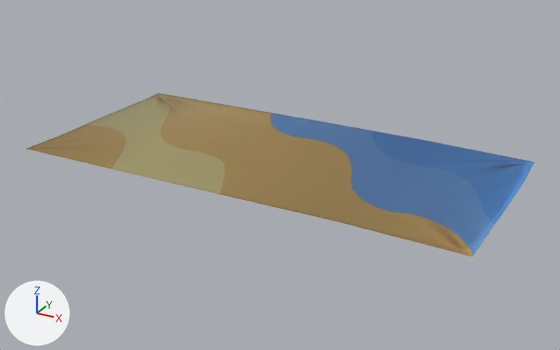
The FBX model 3D Assets/SM/pref_sm_beach_techcrowd_flag03_lv3/pref_sm_beach_techcrowd_flag03_lv3.fbx: old version first, new version second.
The view is the same before and after, from a 50 mm camera at (0.0877, -0.158, 0.0736) aimed at (0.0016, -0.0015, -0.0047). Every picture has the same lights, and +X, +Y and +Z are marked at lower left. Where no turn or scale is listed for an object, it has been applied to the vertices.

Objects in the first picture: 'pref_sm_beach_techcrowd_flag03_lv3'.
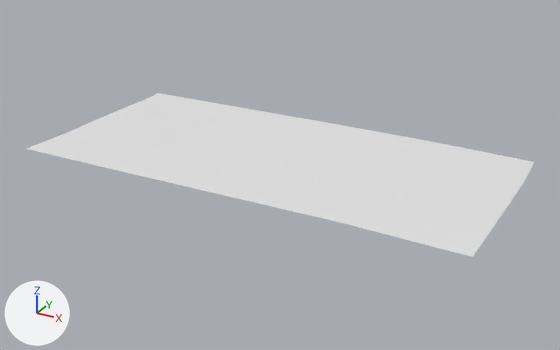
The edits, one by one:
me_pref_sm_beach_techcrowd_flag03_lv3 has 45 vertices, 64 faces and spans x -0.058..0.058, y -0.028..0.028, z -0.0007..0.0007.
me_pref_sm_beach_techcrowd_flag03_lv3 no longer uses material mat_mat_beach_techcrowd_flag01_lv3 (picture img_t_d_beach_techcrowd_flag_png).

Pixel boxes (x1, y1, x2, y2) of what changed, in the pictures (560 x 350 px):
'pref_sm_beach_techcrowd_flag03_lv3', recoloured: (26, 93, 534, 257) in both
